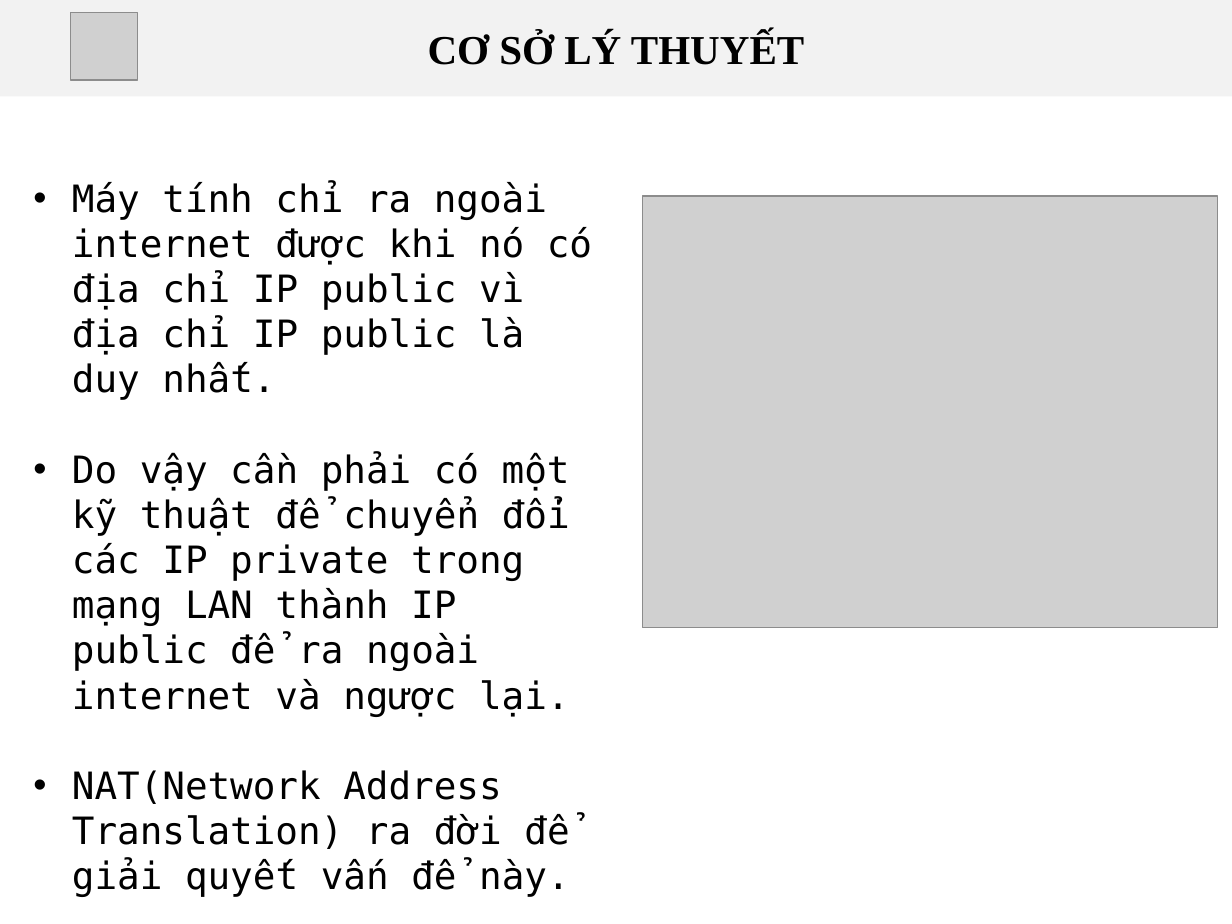
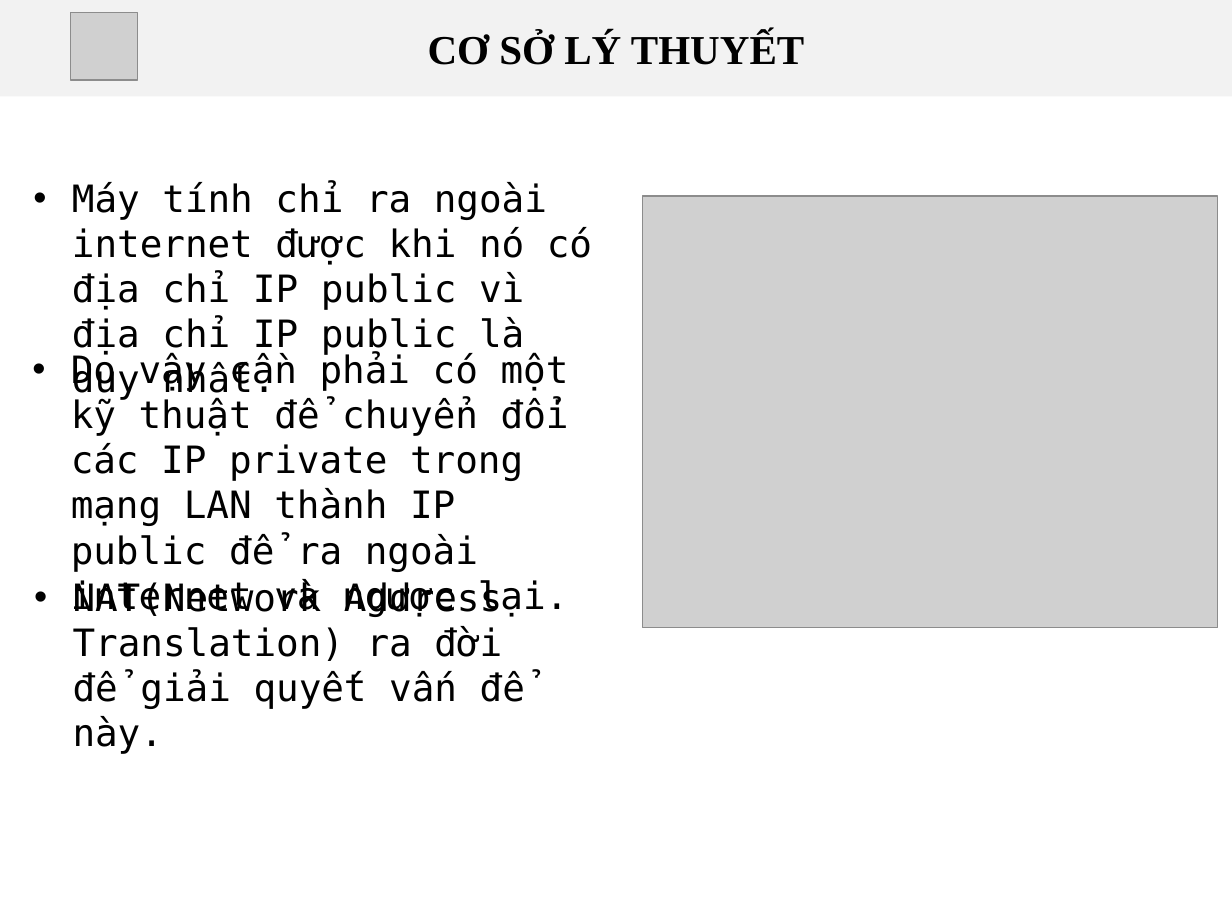
Before and after one commit to tinhphandotco/webrtc, a slide deck: slide 7 of baocao/BaoCao_DATN_TranThongThanhLuan.pptx. Drawn at 1232x924 pixels with LibreOffice and Linux fonts; fonts in the diff are those of the drawing; grey boxes stand for pictures; background and template pictures are left out. Boxes give left, top, right and bottom in pixels: in the first picture for what was removed or moved away, otherwise in the second. Text is boxed around its words. In the diff, an @@ line names an element or a change of style, - is before the commit and + after.

```diff
--- a/baocao/BaoCao_DATN_TranThongThanhLuan.pptx
+++ b/baocao/BaoCao_DATN_TranThongThanhLuan.pptx
@@ text added at bbox=[71, 353, 569, 617], 22 pt, text #000000 @@
+• Do vậy cần phải có một kỹ thuật để chuyển đổi các IP private trong mạng LAN thành IP public để ra ngoài internet và ngược lại.
@@ text at bbox=[72, 452, 592, 897]: paragraphs removed @@
-• Do vậy cần phải có một kỹ thuật để chuyển đổi các IP private trong mạng LAN thành IP public để ra ngoài internet và ngược lại.
-• NAT(Network Address Translation) ra đời để giải quyết vấn để này.
@@ text added at bbox=[73, 580, 548, 754], 22 pt, text #000000 @@
+• NAT(Network Address Translation) ra đời để giải quyết vấn để này.
```
Also in this commit, not shown: 5 other slides changed, 3 other files.
